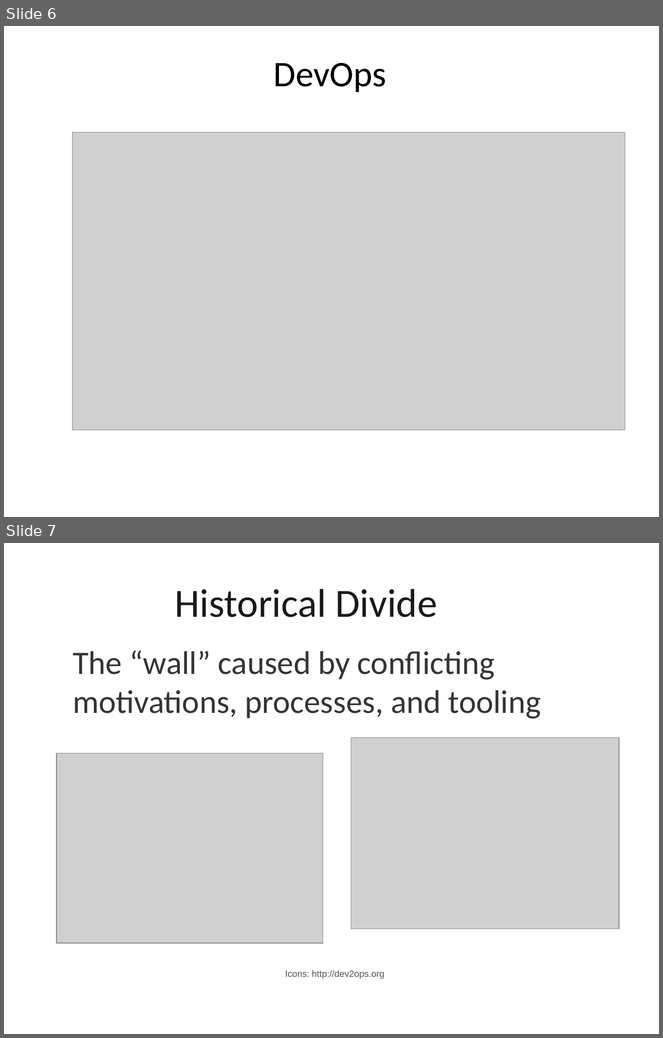
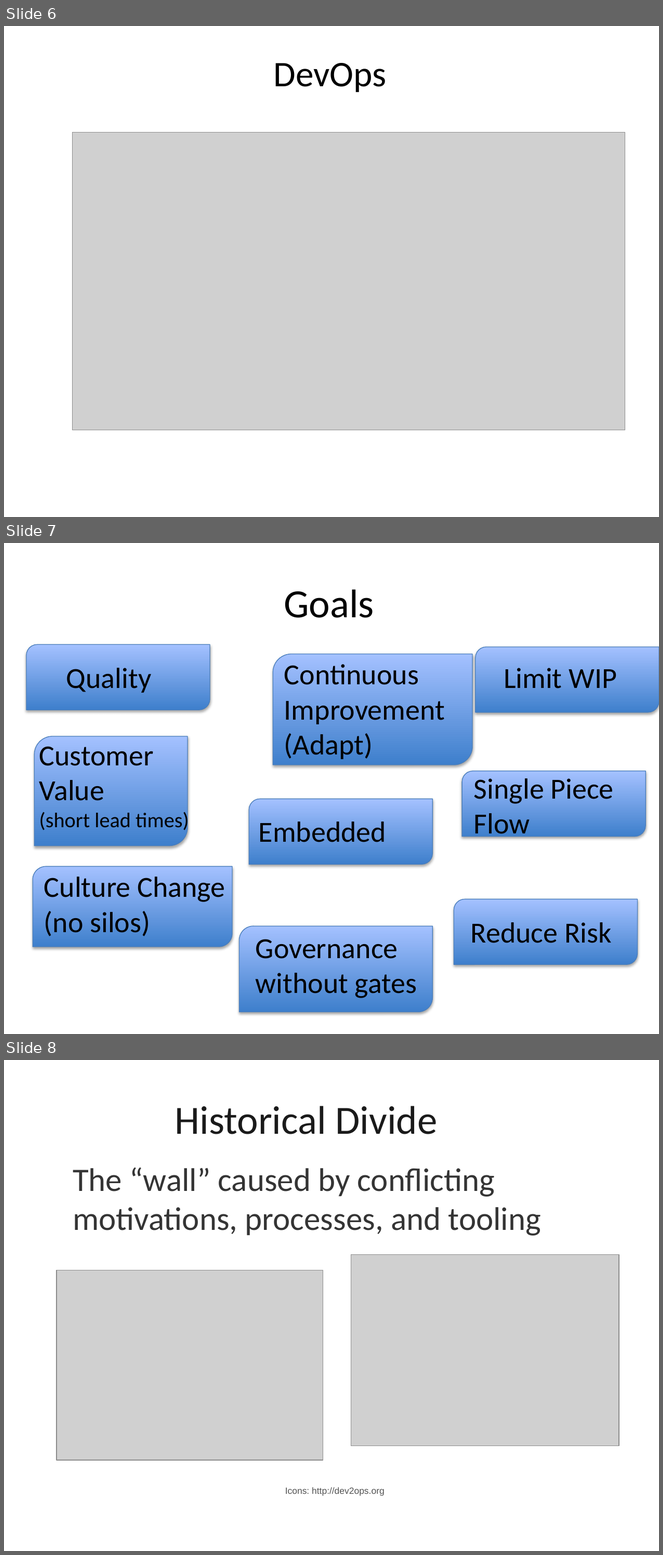
Before and after one commit to browngeek666/DevOpsPres, a slide deck: ALFDevOps.pptx. Shown one above the other, each under a label of ours: slides 6 and 7 before the commit, slides 6, 7 and 8 after it. The pictures are 663x1038 and 663x1555 pixels, drawn with LibreOffice and Linux fonts; fonts in the diff are those of the drawing; grey boxes stand for pictures. Boxes give left, top, right and bottom in pixels: in the first picture for what was removed or moved away, otherwise in the second. Text is boxed around its words. In the diff, an @@ line names an element or a change of style, - is before the commit and + after.

```diff
--- a/ALFDevOps.pptx
+++ b/ALFDevOps.pptx
@@ slide 7 added at (x1=4, y1=543, x2=659, y2=1034), background #FFFFFF @@
@@ title added at (x1=284, y1=589, x2=374, y2=618), 44 pt, text #000000 @@
+Goals
@@ round diag rect added at (x1=26, y1=644, x2=210, y2=710), fill gradient #3F80CE to #A4C4FF, outline #4B7EBC 0.75 pt @@
@@ round diag rect added at (x1=476, y1=647, x2=659, y2=713), fill gradient #3F80CE to #A4C4FF, outline #4B7EBC 0.75 pt @@
@@ round diag rect added at (x1=273, y1=654, x2=473, y2=765), fill gradient #3F80CE to #A4C4FF, outline #4B7EBC 0.75 pt @@
@@ text added at (x1=284, y1=664, x2=445, y2=759), 32 pt, text #000000 @@
+Continuous Improvement
+(Adapt)
@@ text added at (x1=66, y1=668, x2=152, y2=693), 32 pt, text #000000 @@
+Quality
@@ text added at (x1=504, y1=668, x2=617, y2=689), 32 pt, text #000000 @@
+Limit WIP
@@ round diag rect added at (x1=34, y1=736, x2=188, y2=846), fill gradient #3F80CE to #A4C4FF, outline #4B7EBC 0.75 pt @@
@@ text added at (x1=39, y1=741, x2=189, y2=833), 23 pt, text #000000 @@
+Customer
+Value
+(short lead times)
@@ round diag rect added at (x1=462, y1=771, x2=646, y2=836), fill gradient #3F80CE to #A4C4FF, outline #4B7EBC 0.75 pt @@
@@ text added at (x1=474, y1=779, x2=613, y2=840), 32 pt, text #000000 @@
+Single Piece Flow
@@ round diag rect added at (x1=249, y1=799, x2=432, y2=865), fill gradient #3F80CE to #A4C4FF, outline #4B7EBC 0.75 pt @@
@@ text added at (x1=259, y1=822, x2=386, y2=843), 32 pt, text #000000 @@
+Embedded
@@ round diag rect added at (x1=33, y1=866, x2=233, y2=947), fill gradient #3F80CE to #A4C4FF, outline #4B7EBC 0.75 pt @@
@@ text added at (x1=44, y1=877, x2=225, y2=937), 32 pt, text #000000 @@
+Culture Change (no silos)
@@ round diag rect added at (x1=454, y1=899, x2=637, y2=965), fill gradient #3F80CE to #A4C4FF, outline #4B7EBC 0.75 pt @@
@@ round diag rect added at (x1=239, y1=926, x2=432, y2=1012), fill gradient #3F80CE to #A4C4FF, outline #4B7EBC 0.75 pt @@
@@ text added at (x1=471, y1=923, x2=612, y2=943), 32 pt, text #000000 @@
+Reduce Risk
@@ text added at (x1=256, y1=939, x2=417, y2=999), 32 pt, text #000000 @@
+Governance without gates
@@ what was slide 7 is now slide 8 @@
```
Also in this commit, not shown: 3 slides changed, 5 other slides added, 4 slides removed.
